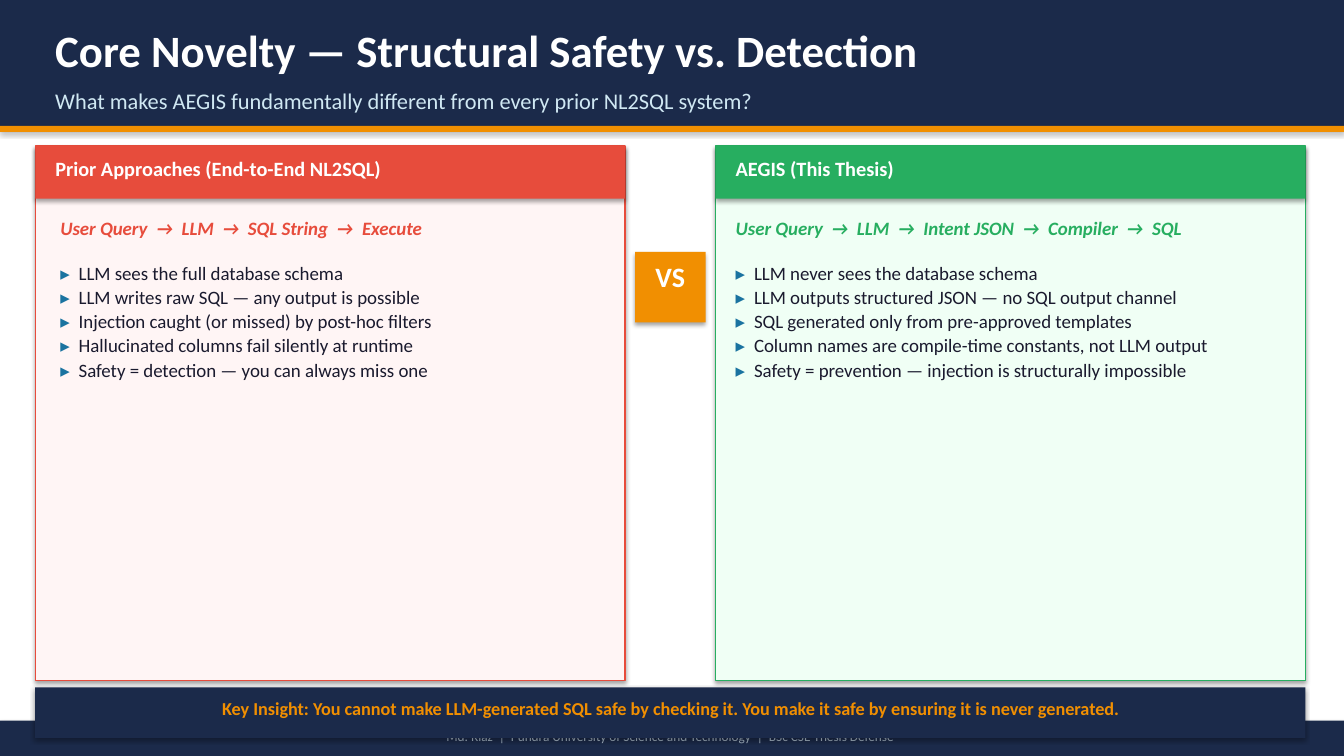
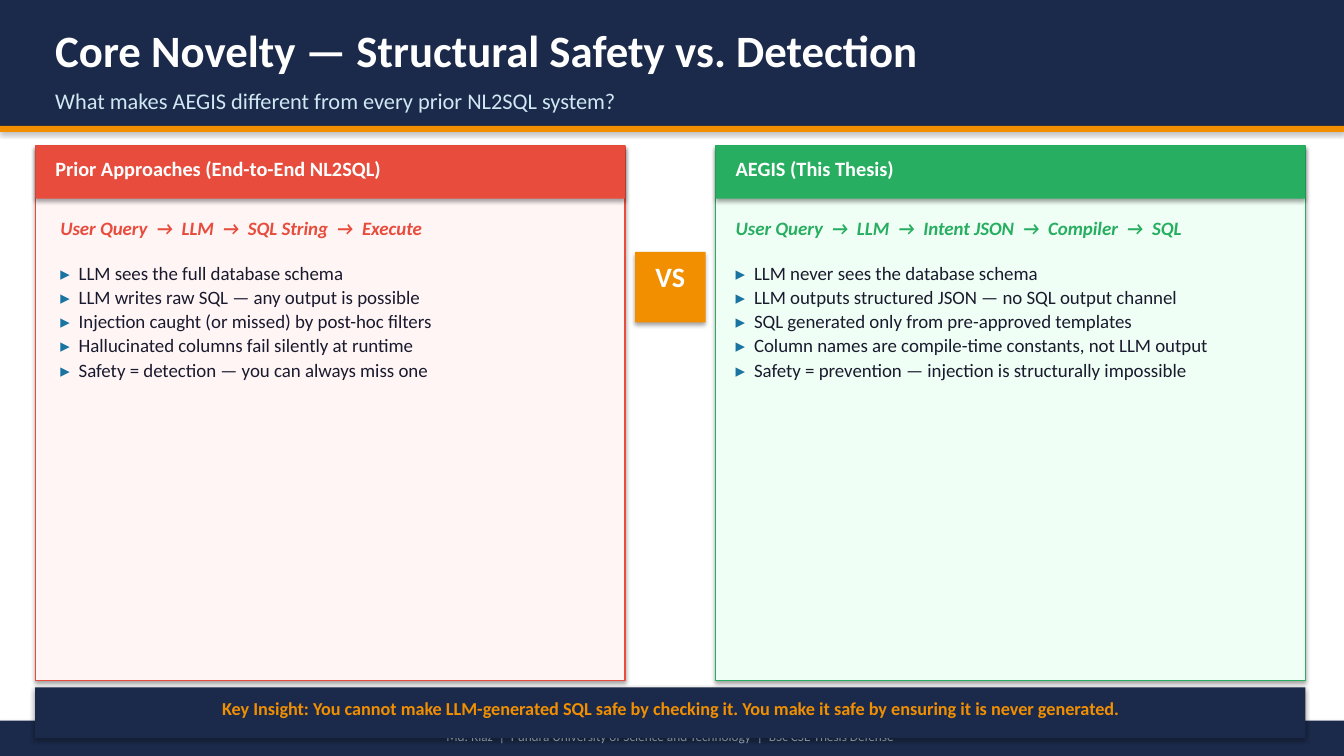
Before and after one commit to md-riaz/AEGIS-Research, a slide deck: slide 5 of docs/AEGIS_Thesis_Defense.pptx. Drawn at 1344x756 pixels with LibreOffice and Linux fonts; fonts in the diff are those of the drawing. Boxes give left, top, right and bottom in pixels: in the first picture for what was removed or moved away, otherwise in the second. Text is boxed around its words. In the diff, an @@ line names an element or a change of style, - is before the commit and + after.

```diff
--- a/docs/AEGIS_Thesis_Defense.pptx
+++ b/docs/AEGIS_Thesis_Defense.pptx
@@ text at [55, 93, 615, 113]: text changed @@
-What makes AEGIS fundamentally different from every prior NL2SQL system?
+What makes AEGIS different from every prior NL2SQL system?
```
Also in this commit, not shown: 1 other slide changed, 1 other file.
